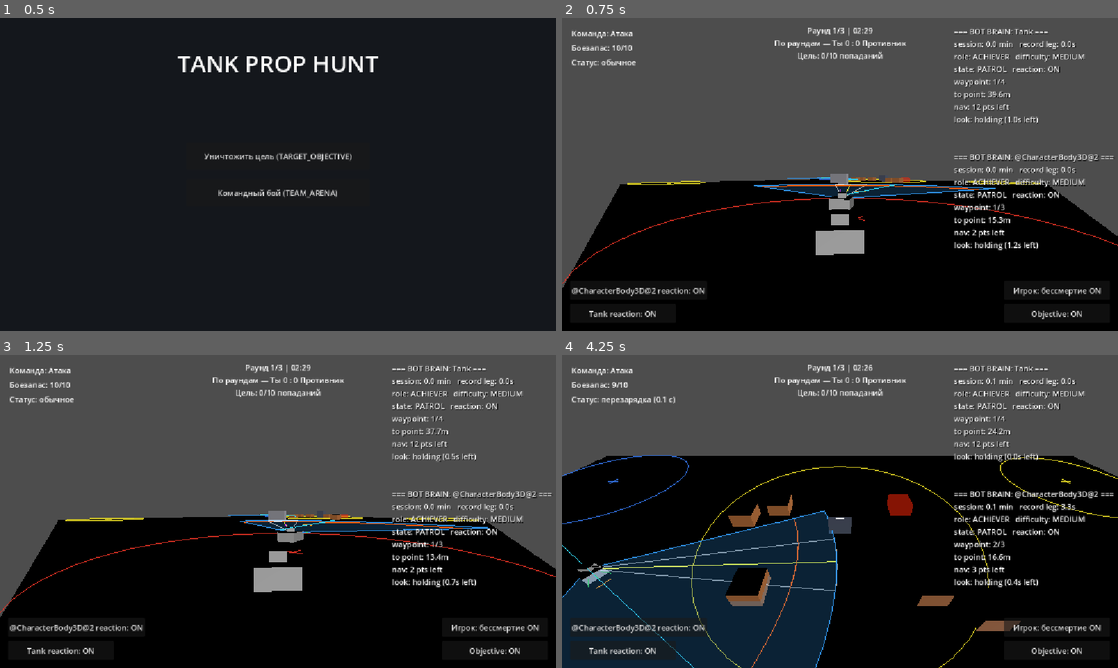
Above: before the commit, frames 1-4 (two rows, left to right).
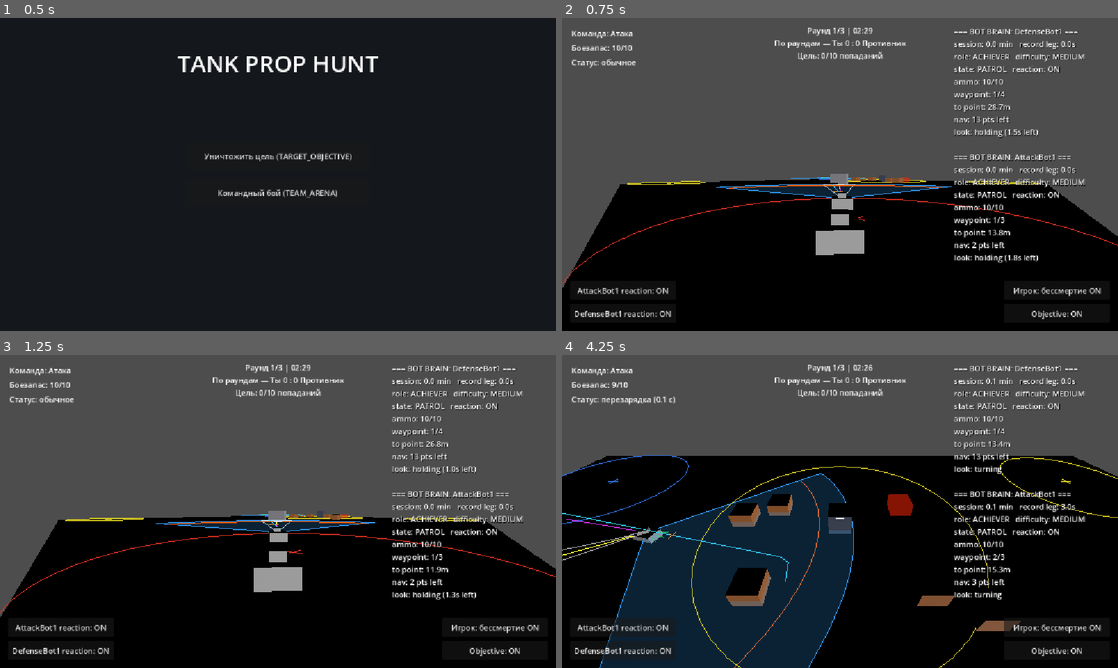
Above: after the commit, the same moments.

Repository: Imadakara/Tanks-Props
Game: Godot game, scene res://scenes/main_menu/MainMenu.tscn
Two runs of this game, one before a commit and one after it. Both use one fixed random seed, a clock stepped at 60 frames per second and the inputs below.
Inputs (mouse positions are in pixels of both pictures, inside the frame that each line leads up to):
- Up to frame 1 (0.5 s): no input
- Up to frame 2 (0.75 s): click "Уничтожить цель (TARGET_OBJEC…" at 0.5 s
- Up to frame 3 (1.25 s): no input
- Up to frame 4 (4.25 s): tap Enter at 1.25 s; move the mouse to (867, 511) at 1.27 s; press the mouse at (867, 511) at 1.28 s; hold W (move_forward) from 1.28 s (still down); move the mouse to (812, 511) at 2.02 s; release the mouse at (812, 511) at 2.03 s; tap E (toggle_disguise) at 2.1 s; move the mouse to (851, 505) at 2.77 s; tap 1 at 2.85 s; move the mouse to (834, 517) at 3.52 s; tap 2 at 3.6 s

Frame 1 is identical in both runs. In frame 2, 3.2% of the frame differs, in the area x 1-100%, y 3-96%; in frame 3, 3.7%; in frame 4, 9.3%, in the area x 0-100%, y 3-100%.

Commit message:
small fixes

Diff:
--- a/autoload/match_state.gd
+++ b/autoload/match_state.gd
@@ -15,6 +15,9 @@
 ## - Счёт серии (series_wins_*) НАКАПЛИВАЕТСЯ через reload_current_scene() — сбрасывается только
 ##   из главного меню (main_menu.gd) и по кнопке «Новый матч» после конца серии (hud.gd).
 ##   "Твоя команда" — устойчивая сущность: series_wins_you всегда про команду человека.
+## - Матч — best-of-3: заканчивается, как только одна команда взяла БОЛЬШИНСТВО (2 раунда), см.
+##   series_complete()/rounds_to_win(). Победа 2:0 после второго раунда — матч сразу окончен,
+##   третий (решающий) играется только при 1:1. Обе игровые режима идут через один series_complete().
 
 enum Mode { TARGET_OBJECTIVE, TEAM_ARENA }
 
@@ -43,8 +46,16 @@
 func current_round() -> int:
 	return current_round_num
 
+## Сколько раундов нужно для победы в матче (best-of-N, большинство): для total_rounds = 3 → 2.
+func rounds_to_win() -> int:
+	return total_rounds / 2 + 1
+
+## Матч окончен, как только ОДНА команда набрала большинство раундов. Для best-of-3: победа
+## 2:0 (после второго раунда) заканчивает матч сразу — третий, решающий, играется ТОЛЬКО при
+## счёте 1:1. (rounds_played() >= total_rounds отдельно не нужен: после трёх раундов у кого-то
+## уже минимум 2 победы.)
 func series_complete() -> bool:
-	return rounds_played() >= total_rounds
+	return series_wins_you >= rounds_to_win() or series_wins_enemy >= rounds_to_win()
 
 ## winner_side — "attack" | "defense", как эмитит MatchManager.round_ended. player_team = сторона
 ## игрока в ЭТОМ раунде (инвертируется рестартом уже ПОСЛЕ вызова), поэтому здесь она ещё
--- a/scenes/main/team_spawner.gd
+++ b/scenes/main/team_spawner.gd
@@ -62,6 +62,9 @@
 	# только счёт отряда разный: TargetObjectiveMap.tscn генерирует полные команды по
 	# GameConfig.team_size, TeamArenaMap.tscn явно перечисляет 1-2 конкретных бота. "Минус один
 	# слот на стороне игрока" — JSON-поле squad'а (reserve_for_player), не ветка кода.
+	# Счётчик по команде (не по отряду) — сквозной, чтобы имена не повторялись, даже если у одной
+	# команды несколько отрядов с разными ролями (сейчас так не бывает, но не завязываемся на это).
+	var team_bot_counts := {}
 	for squad in _load_roster(roster_config_path):
 		var team: int = int(squad.get("team", 0))
 		var zone: Node3D = attack_zone if team == 0 else defense_zone
@@ -71,7 +74,8 @@
 		if bool(squad.get("reserve_for_player", false)) and team == player_team:
 			count -= 1  # игрок сам занимает один слот этого отряда в этом раунде
 		for i in range(count):
-			_spawn_bot(team, zone, bot_config, squad)
+			team_bot_counts[team] = team_bot_counts.get(team, 0) + 1
+			_spawn_bot(team, zone, bot_config, squad, team_bot_counts[team])
 
 ## Ищется РЕКУРСИВНО по всей текущей сцене (find_child), не только среди прямых детей корня —
 ## тот же обобщённый приём, что respawn_controller.gd/tank_ai_controller.gd используют для
@@ -80,8 +84,13 @@
 func _find_spawn_zone(node_name: String) -> Node3D:
 	return get_tree().current_scene.find_child(node_name, true, false)
 
-func _spawn_bot(team: int, zone: Node3D, config: Dictionary, squad: Dictionary) -> void:
+func _spawn_bot(team: int, zone: Node3D, config: Dictionary, squad: Dictionary, index: int) -> void:
 	var bot: CharacterBody3D = BotTankScene.instantiate()
+	# Дефолтное имя инстанса Tank.tscn при instantiate() — движковое "@CharacterBody3D@N" (root
+	# без явно заданного unique-имени в самой сцене) — нечитаемо в дебаг-виджетах бота (кнопка
+	# reaction-тумблера, "BOT BRAIN"-панель, обе используют _body.name, см. tank_ai_controller.gd).
+	# Явное имя по команде+порядку — до add_child(), чтобы дебаг-узлы бота уже создавались под ним.
+	bot.name = "%sBot%d" % ["Attack" if team == 0 else "Defense", index]
 	# CameraRig.is_active гасит Camera3D.current уже В СВОЁМ _ready() — тот срабатывает
 	# синхронно ВНУТРИ add_child() (нода уже в активном дереве), раньше следующей строки.
 	# Выставляем is_active=false ДО add_child(), пока бот ещё orphan (это safe — свойства
--- a/scenes/tank/tank_ai_controller.gd
+++ b/scenes/tank/tank_ai_controller.gd
@@ -2338,6 +2338,7 @@
 			"session: -   record leg: -",
 			"role: -   difficulty: -",
 			"state: DEAD   reaction: -",
+			"ammo: %d/%d" % [_ammo.current_ammo, _ammo.max_ammo],
 			"respawn in: %.1fs" % respawn_left,
 			"look: -",
 		])
@@ -2347,6 +2348,7 @@
 	lines.append("session: %.1f min   record leg: %.1fs" % [_total_time_sec / 60.0, _max_leg_time_sec])
 	lines.append("role: %s   difficulty: %s" % [Role.keys()[role], Difficulty.keys()[difficulty]])
 	lines.append("state: %s   reaction: %s" % [State.keys()[state], "ON" if enemy_reaction_enabled else "OFF"])
+	lines.append("ammo: %d/%d" % [_ammo.current_ammo, _ammo.max_ammo])
 	match state:
 		State.DEFEND:
 			if _current_target != null and is_instance_valid(_current_target):
Not shown, changed: CLAUDE.md
